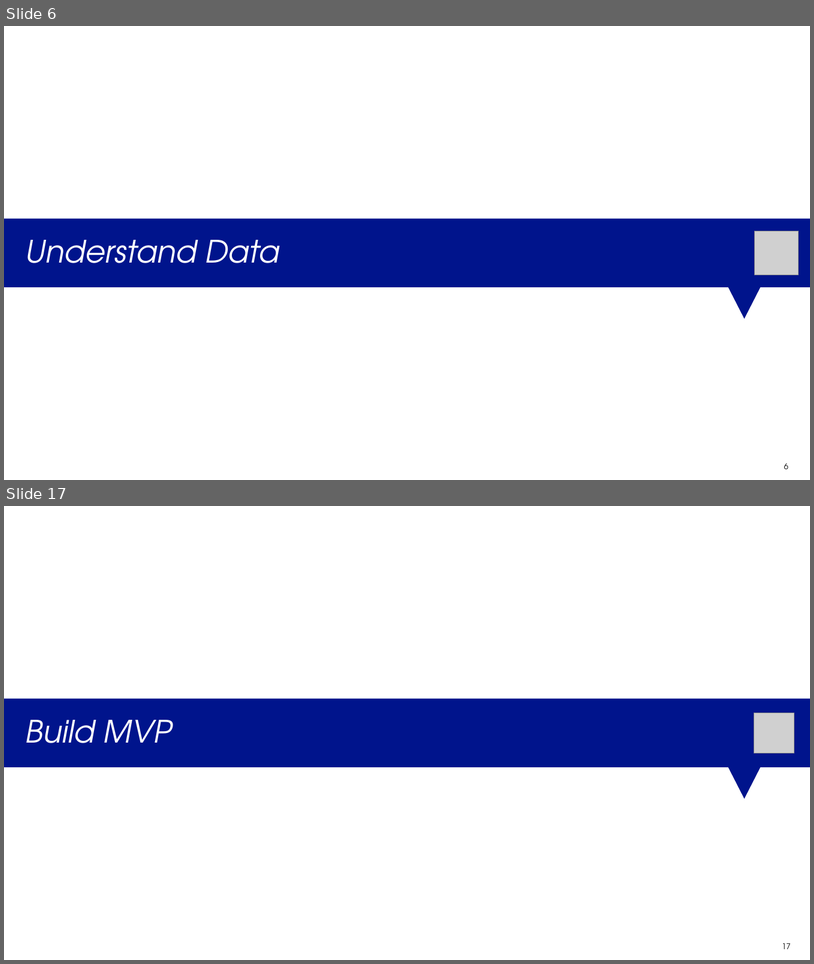
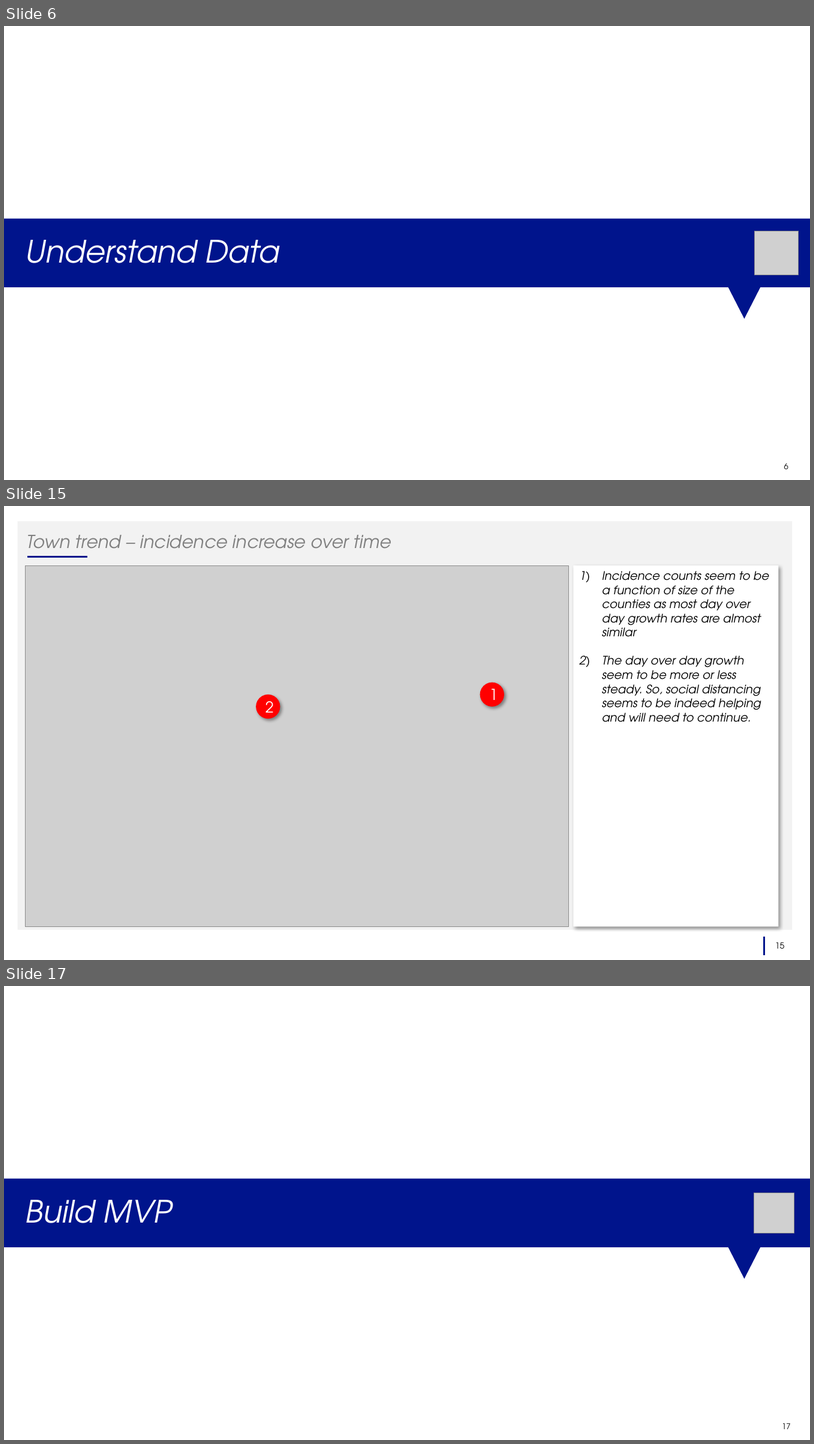
Before and after one commit to vckolla/corona, a slide deck: 05_corona_trend_mvp_2020_04_05_v2.pptx. Shown one above the other, each under a label of ours: slides 6 and 17 before the commit, slides 6, 15 and 17 after it; the slides between them are not shown. The pictures are 814x964 and 814x1444 pixels, drawn with LibreOffice and Linux fonts; fonts in the diff are those of the drawing; grey boxes stand for pictures. Boxes give left, top, right and bottom in pixels: in the first picture for what was removed or moved away, otherwise in the second. Text is boxed around its words. In the diff, an @@ line names an element or a change of style, - is before the commit and + after.

```diff
--- a/05_corona_trend_mvp_2020_04_05_v2.pptx
+++ b/05_corona_trend_mvp_2020_04_05_v2.pptx
@@ slide 15 added at (4,506,810,960), background #FFFFFF @@
@@ rectangle added at (17,521,792,930), fill #F2F2F2 @@
@@ title added at (26,535,392,556), 21.3 pt, text #808080, italic @@
+Town trend – incidence increase over time
@@ line added from (27, 557) to (87, 557), #00148C 2.25 pt @@
@@ picture added at (25,565,570,927) @@
@@ rectangle added at (574,565,779,927), fill #FFFFFF, 14 pt, text #000000, italic @@
+1) Incidence counts seem to be a function of size of the counties as most day over day growth rates are almost similar
+2) The day over day growth seem to be more or less steady. So, social distancing seems to be indeed helping and will need to continue.
@@ ellipse added at (480,682,504,706), fill #FF0000, 18 pt, text #FFFFFF @@
+1
@@ ellipse added at (256,694,281,718), fill #FF0000, 18 pt, text #FFFFFF @@
+2
@@ line added from (764, 955) to (764, 936), #00148C 2.25 pt @@
@@ page number added at (776,942,785,948), 10 pt, text #000000 @@
+15
```
Also in this commit, not shown: 6 slides changed, 5 other slides added, 6 slides removed, 17 other files.
